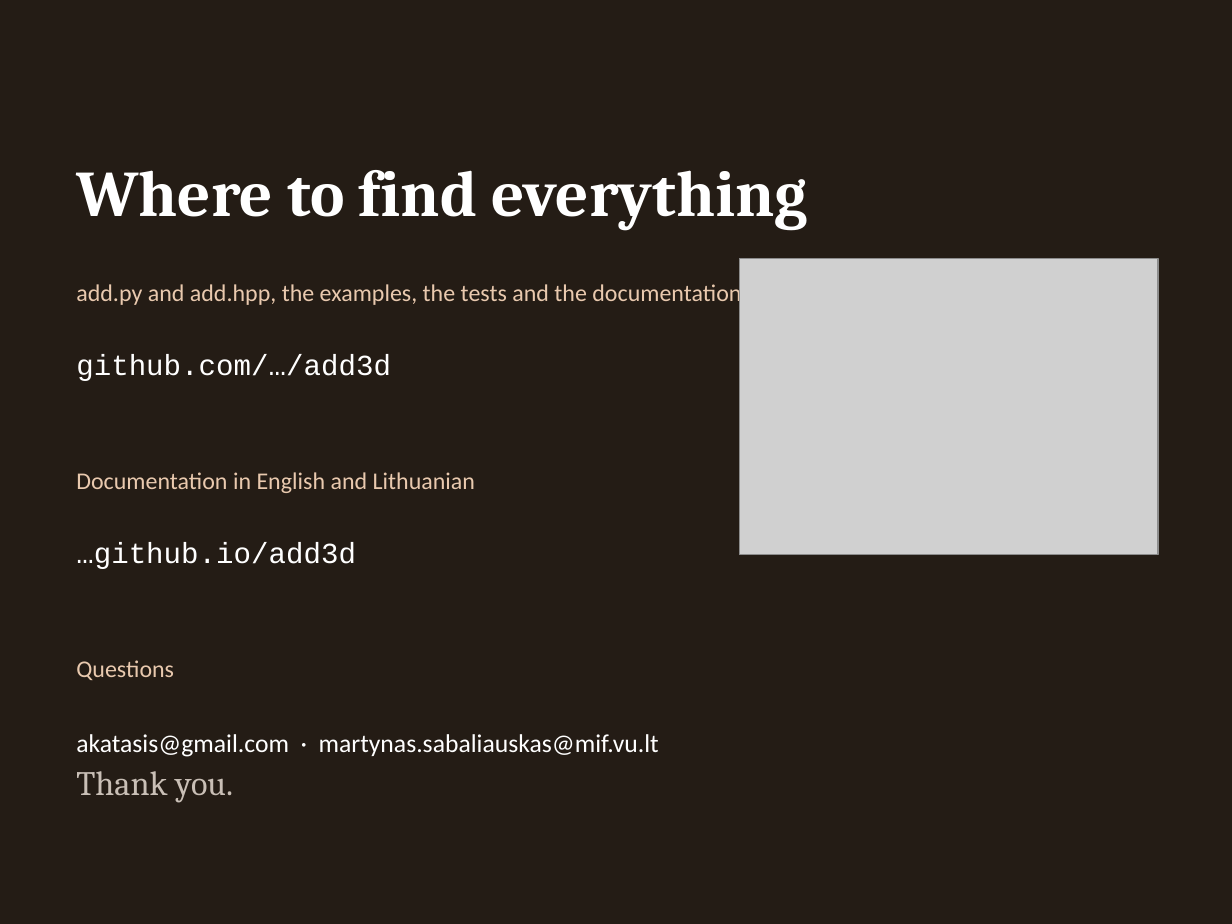
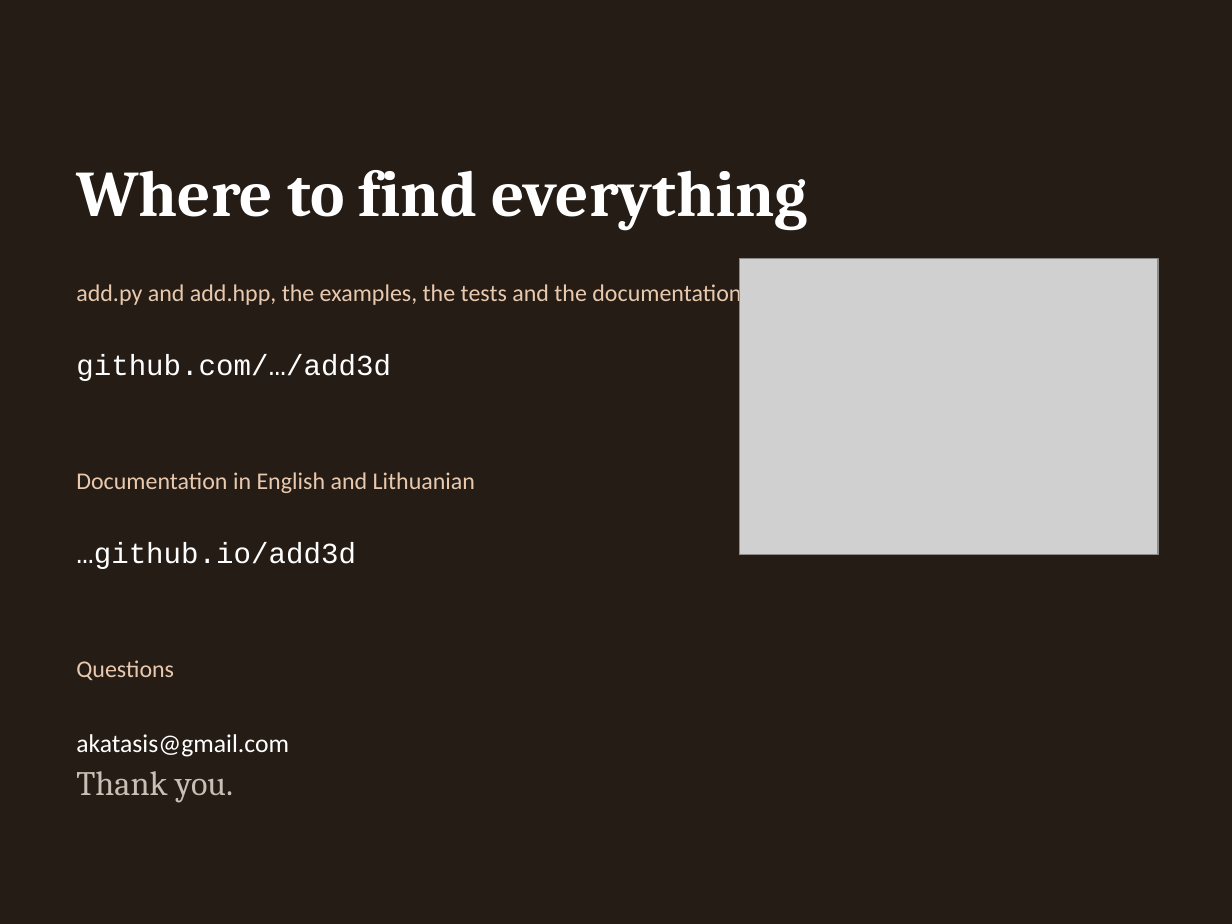
Before and after one commit to akatasis/add3d, a slide deck: slide 40 of slides/add_py_2026_en.pptx. Drawn at 1232x924 pixels with LibreOffice and Linux fonts; fonts in the diff are those of the drawing; grey boxes stand for pictures. Boxes give left, top, right and bottom in pixels: in the first picture for what was removed or moved away, otherwise in the second. Text is boxed around its words. In the diff, an @@ line names an element or a change of style, - is before the commit and + after.

```diff
--- a/slides/add_py_2026_en.pptx
+++ b/slides/add_py_2026_en.pptx
@@ text at [76, 734, 289, 757]: text changed @@
-akatasis@gmail.com · martynas.sabaliauskas@mif.vu.lt
+akatasis@gmail.com
```
Also in this commit, not shown: 1 other slide changed, 30 other files.
